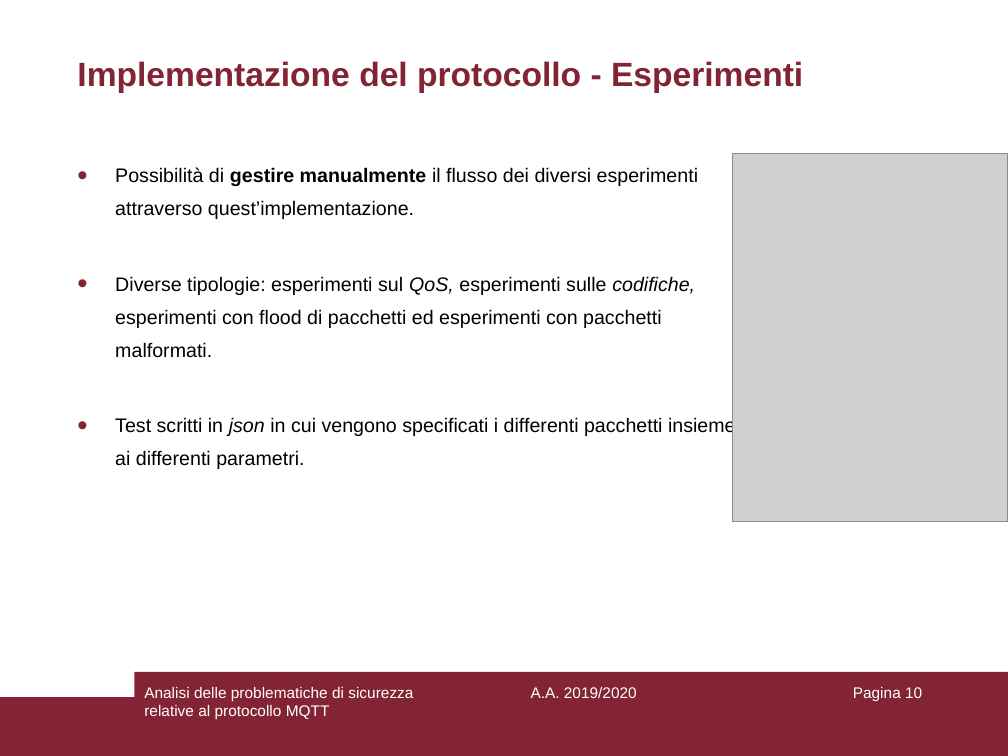
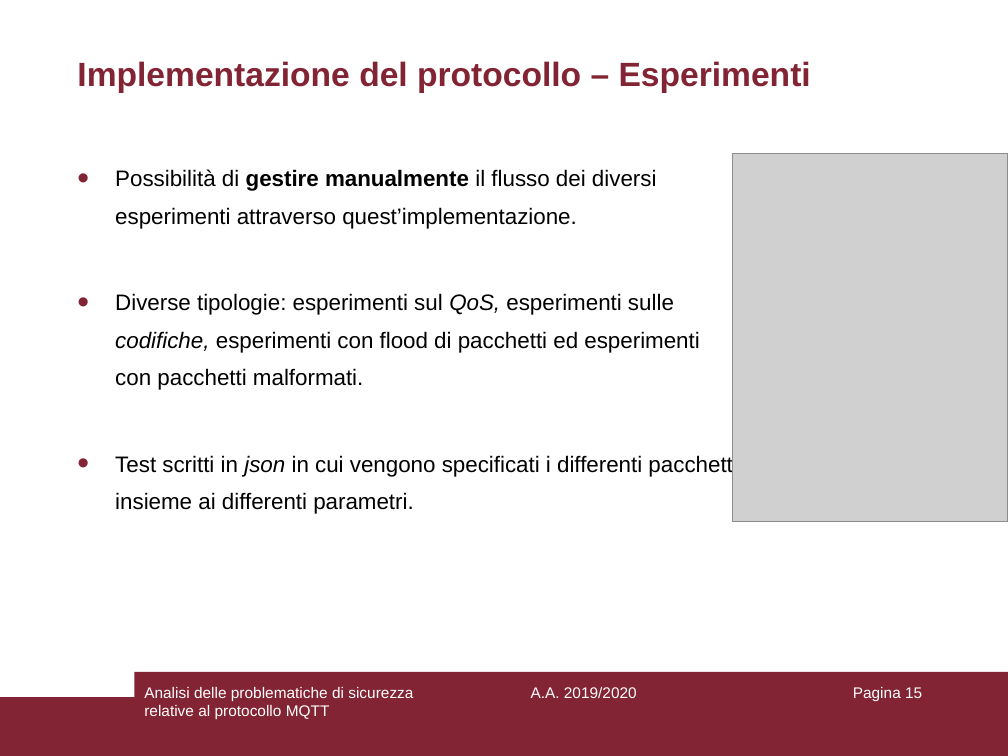
Before and after one commit to aedoardo/bachelor-degree-thesis, a slide deck: slide 15 of slides/Presentazione.ppt (slide 10 before the commit). Drawn at 1008x756 pixels with LibreOffice and Linux fonts; fonts in the diff are those of the drawing; grey boxes stand for pictures. Boxes give left, top, right and bottom in pixels: in the first picture for what was removed or moved away, otherwise in the second. Text is boxed around its words. In the diff, an @@ line names an element or a change of style, - is before the commit and + after.

```diff
--- a/slides/Presentazione.ppt
+++ b/slides/Presentazione.ppt
@@ title at bbox=[77, 61, 811, 93]: text changed @@
-Implementazione del protocollo - Esperimenti
+Implementazione del protocollo – Esperimenti
@@ text "Possibilità di gestire manualmente il ..." at bbox=[115, 169, 737, 514]: size 14 to 16 pt @@
@@ page number at bbox=[853, 687, 922, 701]: text changed @@
-Pagina 10
+Pagina 15
```
Also in this commit, not shown: 12 other slides changed, 7 slides added.
